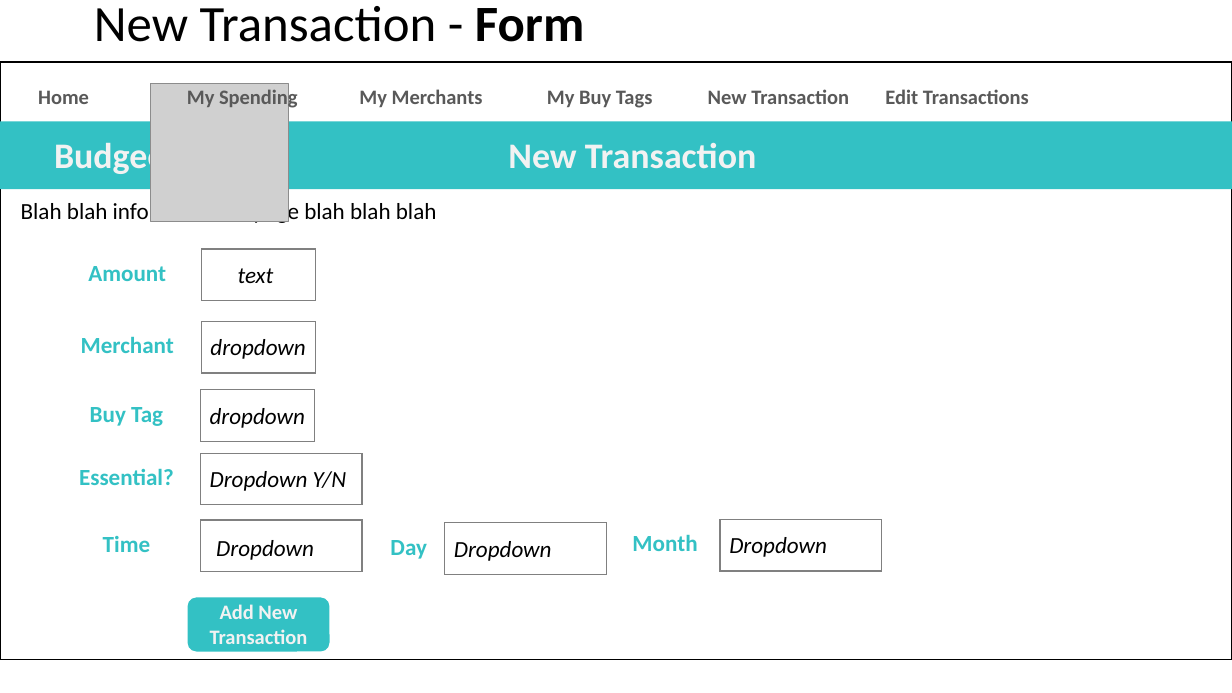
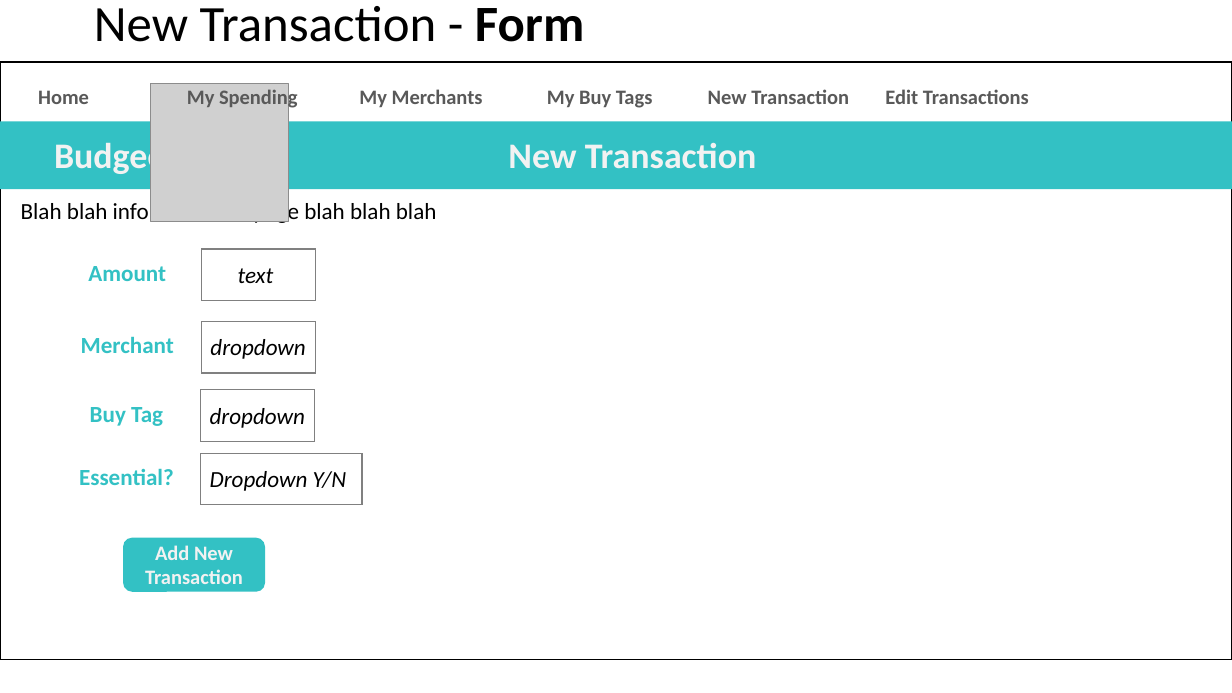
Before and after one commit to catf62/Budgee, a slide deck: slide 6 of Plans_Project_Management/Budget_App_Plan_08Nov2018.pptx. Drawn at 1232x693 pixels with LibreOffice and Linux fonts; fonts in the diff are those of the drawing; grey boxes stand for pictures. Boxes give left, top, right and bottom in pixels: in the first picture for what was removed or moved away, otherwise in the second. Text is boxed around its words. In the diff, an @@ line names an element or a change of style, - is before the commit and + after.

```diff
--- a/Plans_Project_Management/Budget_App_Plan_08Nov2018.pptx
+++ b/Plans_Project_Management/Budget_App_Plan_08Nov2018.pptx
@@ text "Add New Transaction": place and size @@
-text "Add New Transaction" at <box>210,604,308,644</box>
+text "Add New Transaction" at <box>145,545,243,584</box>
@@ text removed at <box>103,536,150,552</box> @@
-Time
@@ rounded rectangle: place and size @@
-rounded rectangle at <box>188,598,330,653</box>
+rounded rectangle at <box>123,538,265,592</box>
@@ rectangle removed at <box>201,520,362,572</box> @@
@@ rectangle removed at <box>445,523,606,575</box> @@
@@ text removed at <box>632,534,697,551</box> @@
-Month
@@ rectangle removed at <box>720,519,882,571</box> @@
@@ text removed at <box>729,537,827,557</box> @@
-Dropdown
@@ text removed at <box>216,540,314,560</box> @@
-Dropdown
@@ text removed at <box>390,540,426,559</box> @@
-Day
@@ text removed at <box>454,541,552,561</box> @@
-Dropdown
```
Also in this commit, not shown: 4 other files.
